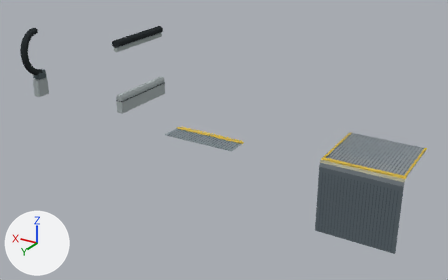
An edit to the Blender file assets/models/escalator/escalator.blend, drawn before and after from the same camera.
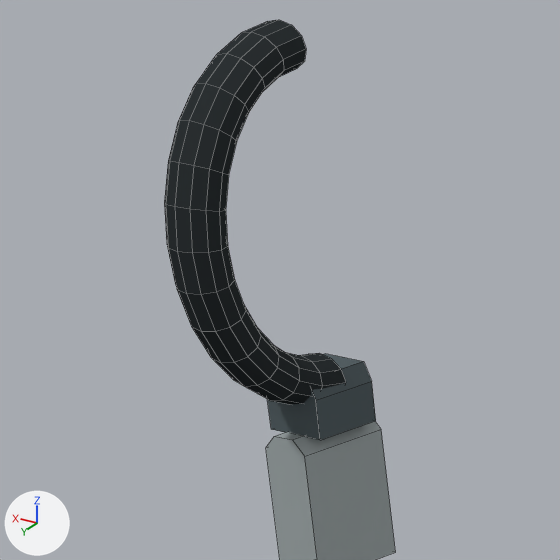
The first picture shows the older version from a camera (50 mm lens) standing at (-3.93, 6.23, 3.09) and looking at (0.02, -0.36, -0.21). The close-ups show the older and then the newer version on the part from 0% to 15% of the width and 9% to 34% of the height of that picture. Only the edits that show in the close-ups are written down. Every picture has the same lights, and +X, +Y and +Z are marked at lower left. The close-ups show mesh edges as thin lines.

In view in the first close-up: '고정 스커트 캡', '둥글게 감기는 손잡이', '손잡이 반환구'.
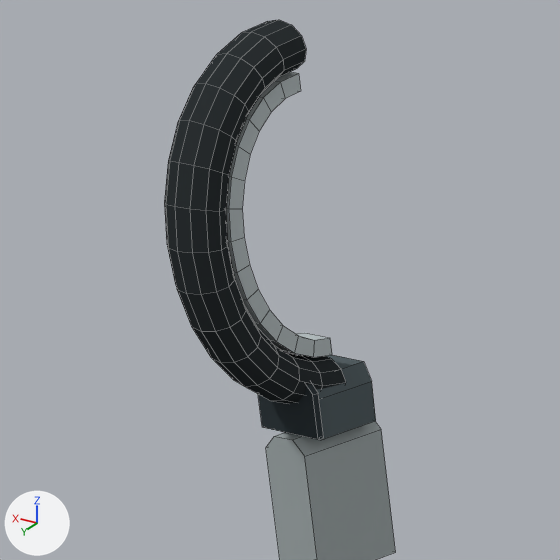
Location of each change, [x1, y1, x2, y2] in pixels of the close-ups (560 x 560 px):
'곡선형 스테인리스 뉴얼 가이드', added: after [226, 72, 332, 357]
'손잡이 인입구 고무 칼라', added: after [258, 384, 324, 440]

The change, as a list of edits to the scene's bpy script:
```text
Add mat_343c40:
    mat_343c40 = diffuse_material('343c40')
    mat_343c40.base_color = (0.0343, 0.0452, 0.0513)  # dark grey #343c40
Add mat_bdc6c8:
    mat_bdc6c8 = diffuse_material('bdc6c8')
    mat_bdc6c8.base_color = (0.509, 0.565, 0.578)  # light grey #bdc6c8
Add me_손잡이_인입구_고무_칼라:
    me_손잡이_인입구_고무_칼라.from_pydata([(-0.072, 0.007, -0.0653), (0.072, 0.007, -0.0653), (0.072, 0.007, 0.0197), (0.05, 0.007, 0.0457), (-0.05, 0.007, 0.0457), (-0.072, 0.007, 0.0197), (-0.072, -0.007, -0.0653), (0.072, -0.007, -0.0653), (0.072, -0.007, 0.0197), (0.05, -0.007, 0.0457), (-0.05, -0.007, 0.0457), (-0.072, -0.007, 0.0197)], [], [(0, 1, 7, 6), (1, 2, 8, 7), (2, 3, 9, 8), (3, 4, 10, 9), (4, 5, 11, 10), (5, 0, 6, 11), (5, 4, 3, 2, 1, 0), (6, 7, 8, 9, 10, 11)])
    me_손잡이_인입구_고무_칼라.materials.append(mat_343c40)  # dark grey #343c40
Add me_곡선형_스테인리스_뉴얼_가이드:
    me_곡선형_스테인리스_뉴얼_가이드.from_pydata(...)  # 60 vertices, 56 faces; spans x -0.033..0.033, y -0.111..0.092, z -0.262..0.262
    me_곡선형_스테인리스_뉴얼_가이드.materials.append(mat_bdc6c8)  # light grey #bdc6c8
Add ob_손잡이_인입구_고무_칼라:
    ob_손잡이_인입구_고무_칼라 = bpy.data.objects.new('손잡이 인입구 고무 칼라', me_손잡이_인입구_고무_칼라)
    ob_손잡이_인입구_고무_칼라.location = (3.0, 0.086, 0.355)
Add ob_곡선형_스테인리스_뉴얼_가이드:
    ob_곡선형_스테인리스_뉴얼_가이드 = bpy.data.objects.new('곡선형 스테인리스 뉴얼 가이드', me_곡선형_스테인리스_뉴얼_가이드)
    ob_곡선형_스테인리스_뉴얼_가이드.location = (3.0, 0.111, 0.683)
```
